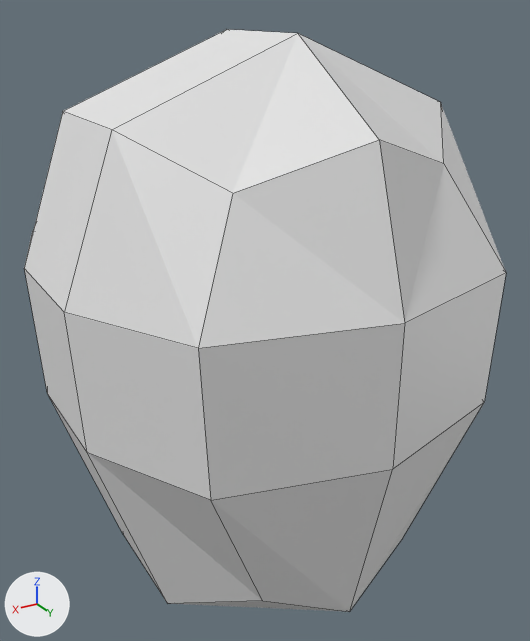
What one commit did to the Blender file low poly character.blend.
One viewpoint serves both versions: a 50 mm camera at (1.79, 3.03, 1.46) aimed at (-0.11, -0.14, -0.13). Every picture has the same lights, and +X, +Y and +Z are marked at lower left. Mesh edges are drawn as thin lines.
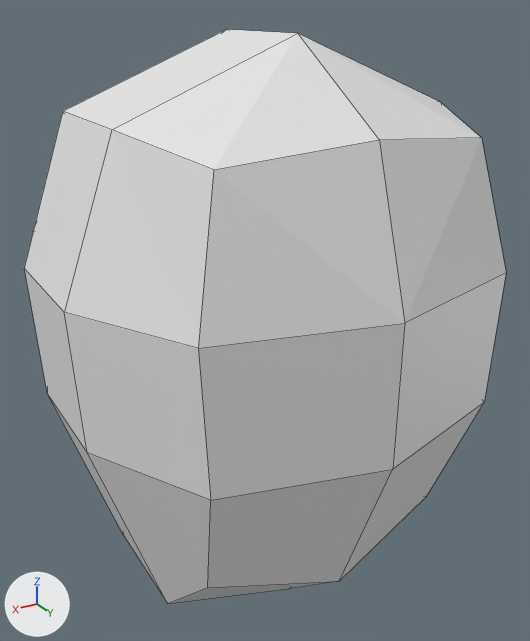
Commit message: polishing overall head shape

What changed in the scene script:
```text
Change me_cube_001:
    where me_cube_001.from_pydata(...)  # 28 vertices, 21 faces; spans x 0.0..1.09, y -1.39..1.08, z -1.8..1.35
    used by ob_cube; location = (0.0, 0.0, 0.0)
    me_cube_001 part 1
    me_cube_001.vertices[2].co: (0.43, 0.73, -1.13) -> (0.67, 0.64, -1.01)  # pixel (262, 600) -> pixel (207, 587)
    me_cube_001.vertices[4].co: (0.0, 0.86, -1.31) -> (0.0, 0.76, -1.19)  # pixel (349, 611) -> pixel (339, 581)
    me_cube_001 part 2
    me_cube_001.vertices[3].co: (0.52, 0.68, 0.82) -> (0.64, 0.77, 0.93)  # pixel (232, 193) -> pixel (213, 169)
```

Where the change shows, as pixel boxes [x1, y1, x2, y2] in the pictures (530 x 641 px; the box of a moved part takes in the faces that stretch with it):
'Cube', reshaped
    before: [24, 29, 506, 612]
    after: [24, 29, 506, 603]
part 1 of me_cube_001, moved or reshaped
    before: [88, 403, 484, 612]
    after: [88, 403, 484, 603]
part 2 of me_cube_001, moved or reshaped
    both: [65, 34, 506, 348]
